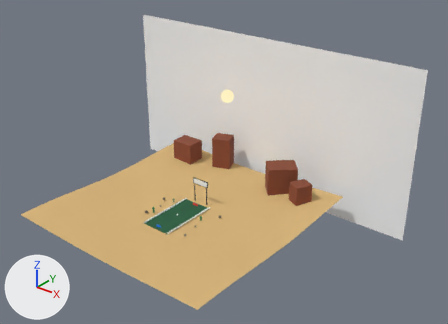
The glTF model scenes/pong/bar.glb as it was, and as the next commit left it.
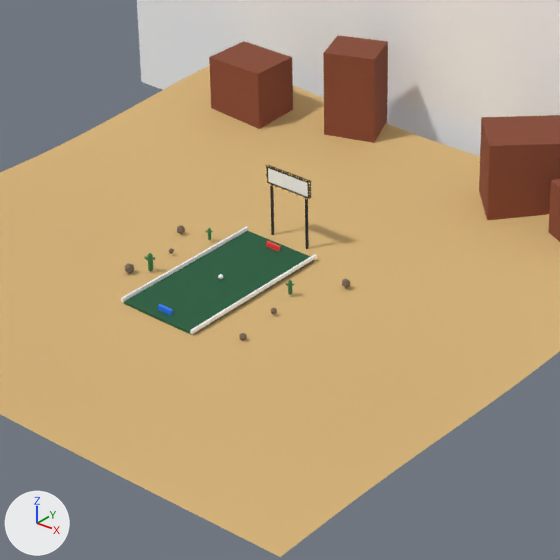
Old and new are each drawn whole from a 50 mm camera at (144.9, -152.1, 124.6) aimed at (11.0, 15.3, 20.8) and again close up on the part from 23% to 65% of the width and 37% to 96% of the height. Lighting does not change. The marker at lower left points along +X, +Y and +Z. The first two pictures are the older version. Where no turn or scale is listed for an object, it has been applied to the vertices.

In view in the first close-up: 'Computer Paddle', 'Mesa 1', 'Mesa 2', 'Mesa 3', 'Player Paddle', 'Rail Left', 'Rail Right', 'Sand Ground', 'Sky', 'Table' and 11 more.
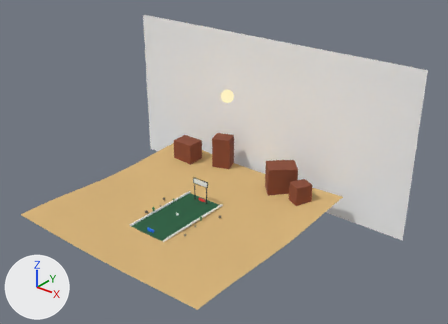
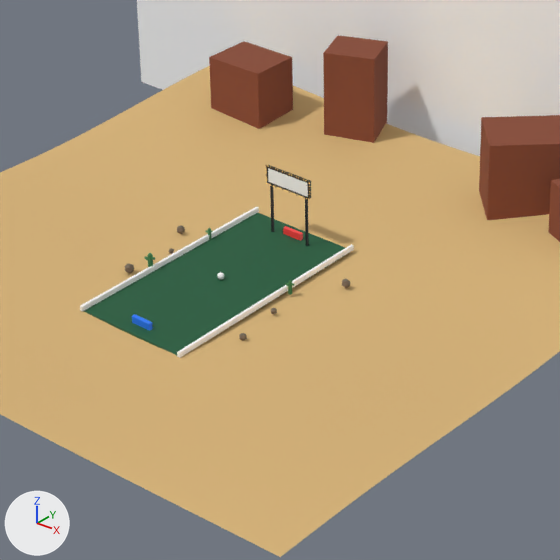
What differs and where, as boxes (x1, y1, x2, y2) in the close-ups (560 x 560 px):
'Table', moved, rescaled (40% wider, 36% taller): before (124, 231, 314, 335); after (84, 213, 350, 355)
'Rail Right', moved, rescaled (39% wider, 42% taller): before (190, 254, 317, 334); after (177, 244, 354, 358)
'Rail Left', moved, rescaled (40% wider, 39% taller): before (121, 226, 249, 302); after (80, 206, 259, 312)
'Player Paddle', moved, rescaled (38% wider, 50% taller): before (158, 304, 173, 315); after (132, 314, 153, 331)
'Computer Paddle', moved, rescaled (40% wider, 45% taller): before (266, 241, 280, 251); after (283, 226, 303, 241)

The edits, one by one:
Object 'Table' (ob_table) moves from (0.0, 0.0, -0.2) to (0.0, 0.0, -0.28).
Object 'Table' (ob_table) is rescaled from (1.0, 1.0, 1.0) to (1.4, 1.4, 1.4).
Object 'Rail Left' (ob_rail_left) moves from (-6.15, 0.0, 0.25) to (-8.61, 0.0, 0.35).
Object 'Rail Left' (ob_rail_left) is rescaled from (1.0, 1.0, 1.0) to (1.4, 1.4, 1.4).
Object 'Rail Right' (ob_rail_right) moves from (6.15, 0.0, 0.25) to (8.61, 0.0, 0.35).
Object 'Rail Right' (ob_rail_right) is rescaled from (1.0, 1.0, 1.0) to (1.4, 1.4, 1.4).
Object 'Player Paddle' (ob_player_paddle) moves from (0.0, -10.5, 0.35) to (0.0, -14.7, 0.49).
Object 'Player Paddle' (ob_player_paddle) is rescaled from (1.0, 1.0, 1.0) to (1.4, 1.4, 1.4).
Object 'Computer Paddle' (ob_computer_paddle) moves from (0.0, 10.5, 0.35) to (0.0, 14.7, 0.49).
Object 'Computer Paddle' (ob_computer_paddle) is rescaled from (1.0, 1.0, 1.0) to (1.4, 1.4, 1.4).
